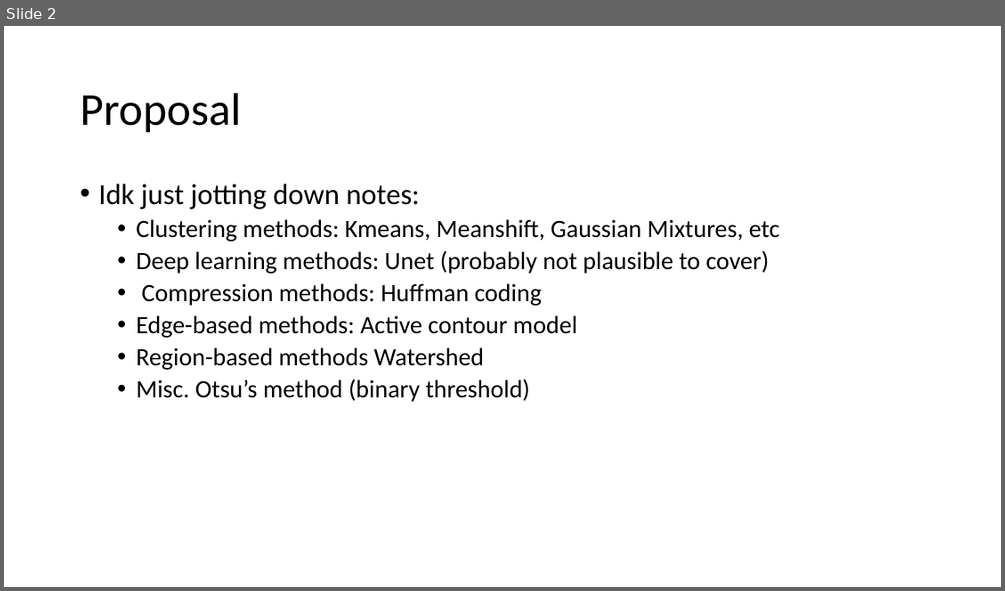
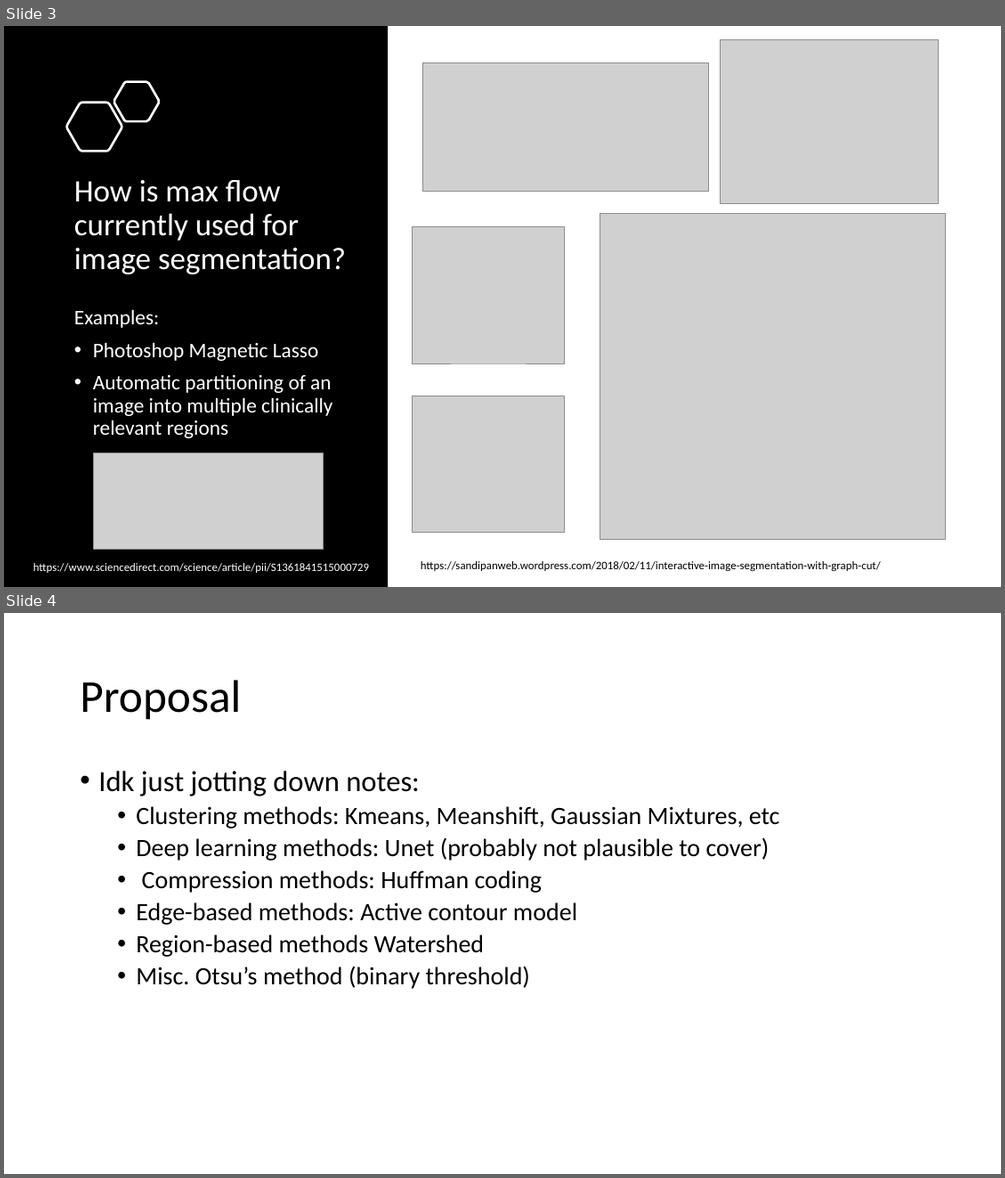
Before and after one commit to Flymindo/EC504_FinalProject, a slide deck: Presentation.pptx. Shown one above the other, each under a label of ours: slide 2 before the commit, slides 3 and 4 after it. The pictures are 1005x591 and 1005x1178 pixels, drawn with LibreOffice and Linux fonts; fonts in the diff are those of the drawing; grey boxes stand for pictures. Boxes give left, top, right and bottom in pixels: in the first picture for what was removed or moved away, otherwise in the second. Text is boxed around its words. In the diff, an @@ line names an element or a change of style, - is before the commit and + after.

```diff
--- a/Presentation.pptx
+++ b/Presentation.pptx
@@ slide 3 added at <box>4,26,1001,587</box>, background #FFFFFF @@
@@ rectangle added at <box>4,26,388,587</box>, fill #000000 @@
@@ picture added at <box>720,39,938,203</box> @@
@@ picture added at <box>423,62,709,192</box> @@
@@ freeform shape added at <box>67,103,122,151</box>, outline #FFFFFF 2.25 pt @@
@@ freeform shape added at <box>114,82,159,122</box>, outline #FFFFFF 2.25 pt @@
@@ title added at <box>74,180,346,274</box>, 30 pt, text #FFFFFF @@
+How is max flow currently used for image segmentation?
@@ picture added at <box>413,227,565,363</box> @@
@@ picture added at <box>600,213,946,539</box> @@
@@ text added at <box>74,309,332,438</box>, 20 pt, text #FFFFFF @@
+Examples:
+• Photoshop Magnetic Lasso
+• Automatic partitioning of an image into multiple clinically relevant regions
@@ picture added at <box>413,396,565,532</box> @@
@@ picture added at <box>94,453,324,549</box> @@
@@ text added at <box>33,563,369,572</box>, 11 pt, text #FFFFFF @@
+https://www.sciencedirect.com/science/article/pii/S1361841515000729
@@ text added at <box>421,561,881,571</box>, 11 pt, text #000000 @@
+https://sandipanweb.wordpress.com/2018/02/11/interactive-image-segmentation-with-graph-cut/
@@ what was slide 2 is now slide 4 @@
```
Also in this commit, not shown: 1 other slide added.
